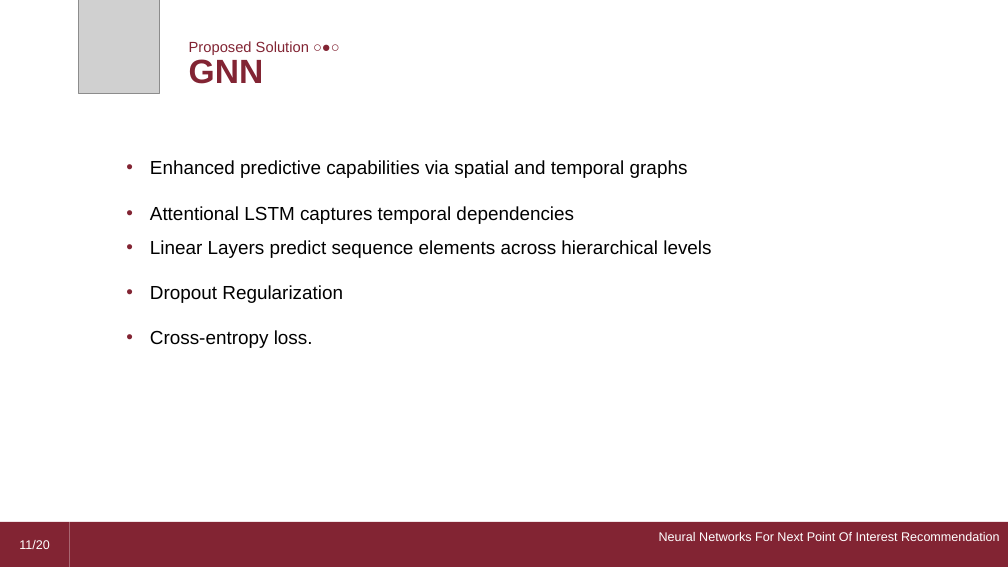
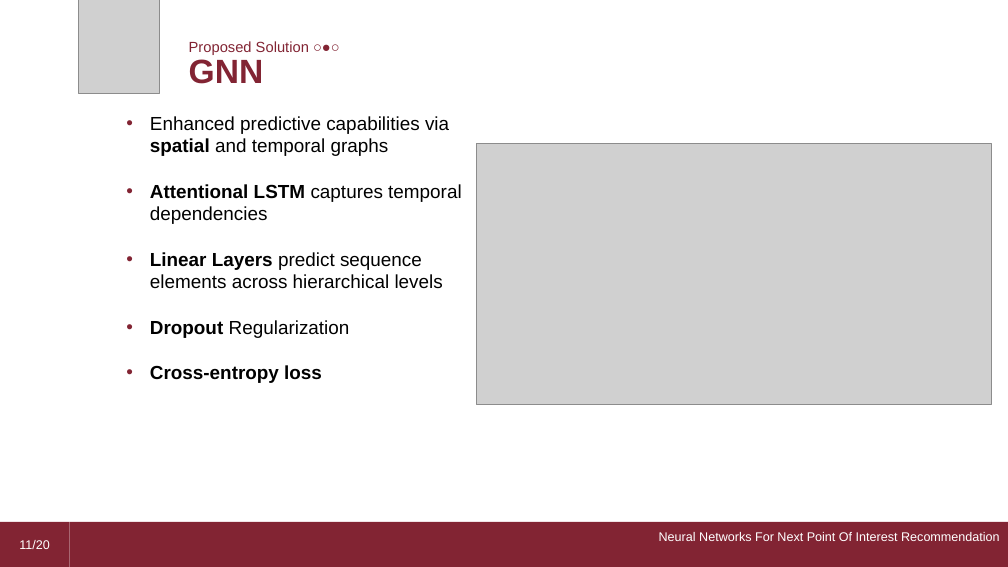
Before and after one commit to dario-loi/foursquare, a slide deck: slide 11 of presentation.pptm. Drawn at 1008x567 pixels with LibreOffice and Linux fonts; fonts in the diff are those of the drawing; grey boxes stand for pictures. Boxes give left, top, right and bottom in pixels: in the first picture for what was removed or moved away, otherwise in the second. Text is boxed around its words. In the diff, an @@ line names an element or a change of style, - is before the commit and + after.

```diff
--- a/presentation.pptm
+++ b/presentation.pptm
@@ text "Enhanced predictive capabilities via spatial ..." moved from (x1=150, y1=160, x2=711, y2=348) to (x1=150, y1=116, x2=462, y2=383) @@
@@ text at (x1=150, y1=116, x2=462, y2=338): bold on in "spatial", "Attentional LSTM", "Linear Layers", "Dropout"; line spacing 2 to 1; line spacing 1.5 to 1 @@
@@ picture added at (x1=476, y1=144, x2=991, y2=405) @@
@@ text at (x1=150, y1=365, x2=322, y2=383): text changed; bold on @@
-• Cross-entropy loss.
+• Cross-entropy loss
```
Also in this commit, not shown: 2 other slides changed, 3 other files.
